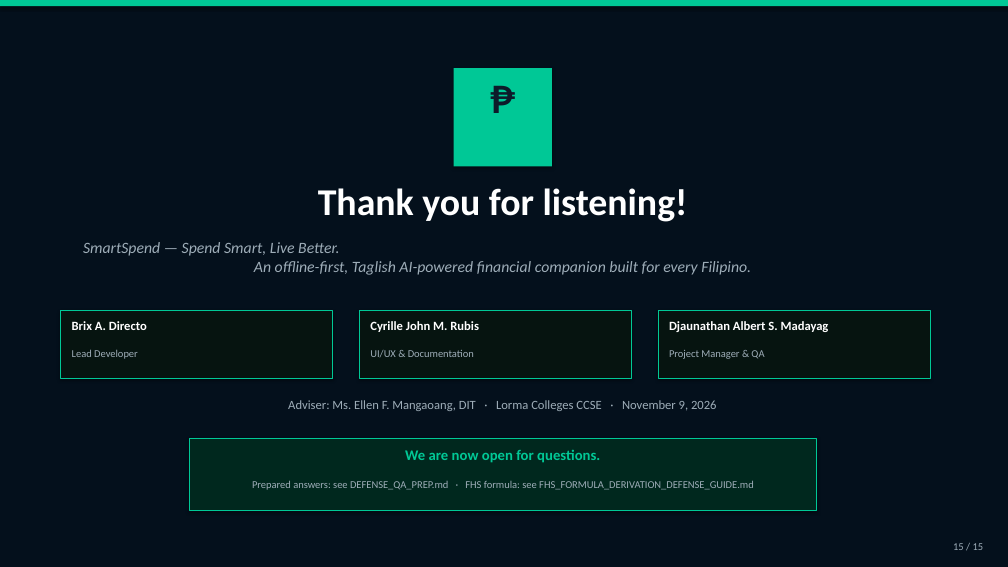
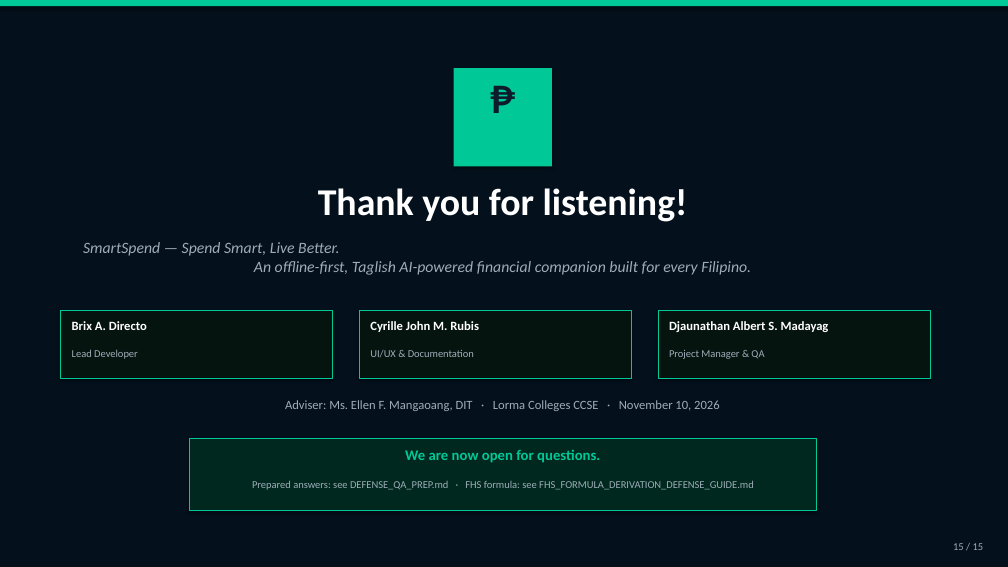
Before and after one commit to Zushikina-kun/smartspend-app, a slide deck: slide 15 of docs/capstone/SmartSpend_Defense_Presentation.pptx. Drawn at 1008x567 pixels with LibreOffice and Linux fonts; fonts in the diff are those of the drawing. Boxes give left, top, right and bottom in pixels: in the first picture for what was removed or moved away, otherwise in the second. Text is boxed around its words. In the diff, an @@ line names an element or a change of style, - is before the commit and + after.

```diff
--- a/docs/capstone/SmartSpend_Defense_Presentation.pptx
+++ b/docs/capstone/SmartSpend_Defense_Presentation.pptx
@@ text at [285,400,720,411]: text changed @@
-Adviser: Ms. Ellen F. Mangaoang, DIT · Lorma Colleges CCSE · November 9, 2026
+Adviser: Ms. Ellen F. Mangaoang, DIT · Lorma Colleges CCSE · November 10, 2026
```
Also in this commit, not shown: 5 other slides changed, 6 other files.
